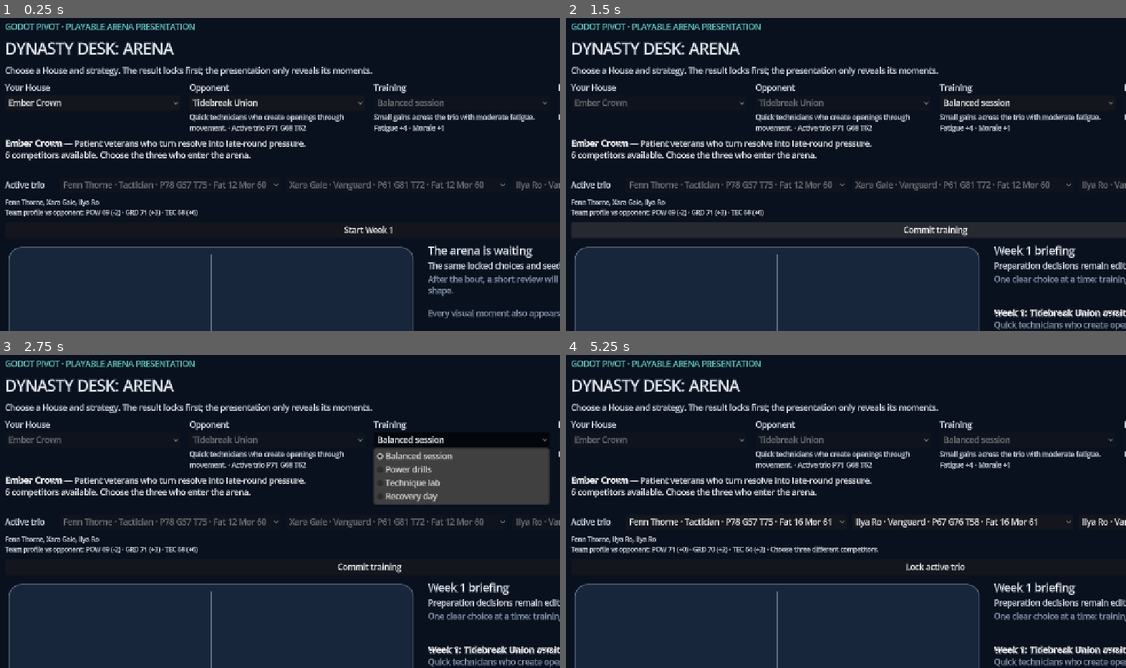
Above: before the commit, frames 1-4 (two rows, left to right).
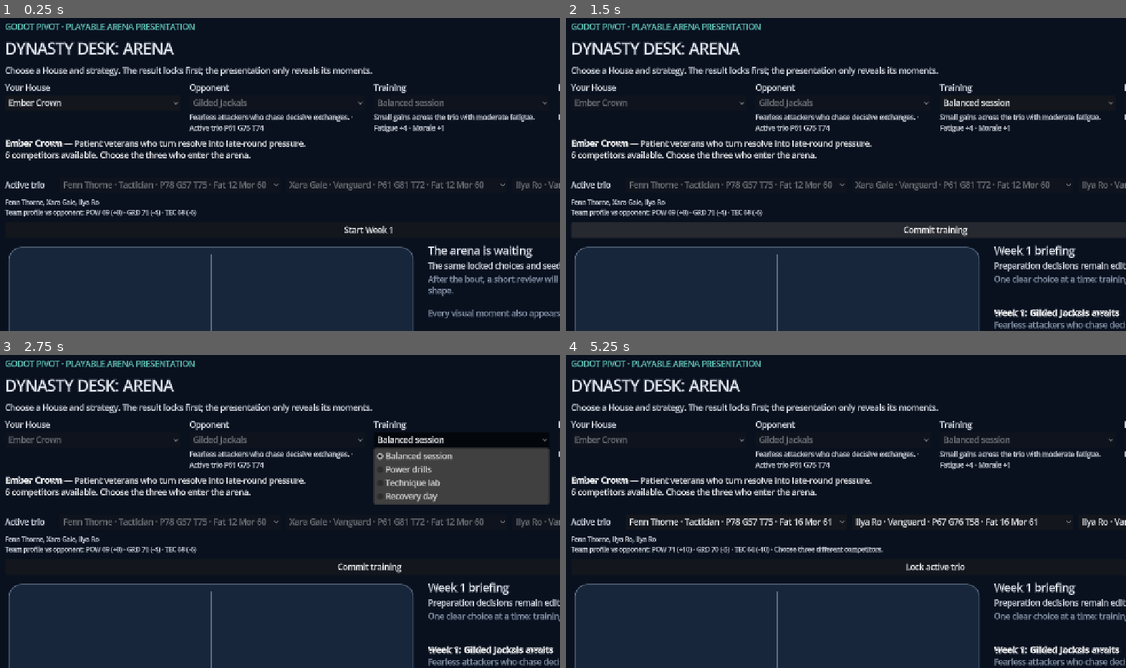
Above: after the commit, the same moments.

Repository: MightyOwl1484/dynasty-desk
Game: Godot game, scene res://main.tscn
The game is run twice, just before and just after one commit, with the same random seed, the same clock (stepped at 60 frames per second) and the same inputs.
Inputs:
- Up to frame 1 (0.25 s): no input
- Up to frame 2 (1.5 s): click "Start Week 1" at 0.5 s; click "Open training plan" at 1.25 s
- Up to frame 3 (2.75 s): click "Balanced session" at 2 s
- Up to frame 4 (5.25 s): click "Commit training" at 2.75 s; click "Fenn Thorne · Tactician · P78…" at 3.5 s; click "Xara Gale · Vanguard · P61 G8…" at 4.25 s; click "Lock active trio" at 5 s

The runs differ from the first frame. In frame 1, 1.0% of the frame differs, in the area x 20-63%, y 25-64%; in frame 2, 1.6%; in frame 3, 1.6%; in frame 4, 1.9%, in the area x 20-100%, y 25-100%.

Commit message:
Schedule a three-week arena season

Diff:
--- /dev/null
+++ b/game/src/domain/season_schedule.gd
@@ -0,0 +1,44 @@
+class_name SeasonSchedule
+extends RefCounted
+
+
+static func create(houses: Array) -> Array[Dictionary]:
+	assert(houses.size() >= 4 and houses.size() % 2 == 0, "A round-robin schedule needs an even number of Houses")
+	var rotation: Array[String] = []
+	for house in houses:
+		rotation.append(str(house["id"]))
+
+	var fixtures: Array[Dictionary] = []
+	for week_index in range(rotation.size() - 1):
+		for pair_index in range(rotation.size() / 2):
+			var first_id: String = rotation[pair_index]
+			var second_id: String = rotation[rotation.size() - 1 - pair_index]
+			var reverse_home: bool = (week_index + pair_index) % 2 == 1
+			var home_id: String = second_id if reverse_home else first_id
+			var away_id: String = first_id if reverse_home else second_id
+			fixtures.append({
+				"id": "week-%d-%s-v-%s" % [week_index + 1, home_id, away_id],
+				"week": week_index + 1,
+				"home_house_id": home_id,
+				"away_house_id": away_id
+			})
+
+		var rotating_id: String = rotation.pop_back()
+		rotation.insert(1, rotating_id)
+	return fixtures
+
+
+static func fixture_for(schedule: Array[Dictionary], house_id: String, week_number: int) -> Dictionary:
+	for fixture in schedule:
+		if fixture["week"] != week_number:
+			continue
+		if house_id in [fixture["home_house_id"], fixture["away_house_id"]]:
+			return fixture.duplicate(true)
+	return {}
+
+
+static func opponent_for(schedule: Array[Dictionary], house_id: String, week_number: int) -> String:
+	var fixture := fixture_for(schedule, house_id, week_number)
+	if fixture.is_empty():
+		return ""
+	return fixture["away_house_id"] if fixture["home_house_id"] == house_id else fixture["home_house_id"]
--- a/game/src/main.gd
+++ b/game/src/main.gd
@@ -6,6 +6,7 @@
 const ArenaPresentationScript = preload("res://src/presentation/arena_presentation.gd")
 const ArenaViewScript = preload("res://src/presentation/arena_view.gd")
 const WeeklyCycleScript = preload("res://src/application/weekly_cycle.gd")
+const SeasonScheduleScript = preload("res://src/domain/season_schedule.gd")
 const SPEEDS: Array[float] = [1.0, 2.0, 4.0]
 
 var _houses: Array[Dictionary] = []
@@ -17,6 +18,8 @@
 var _week_number: int = 1
 var _week_state: Dictionary = {}
 var _career_house: Dictionary = {}
+var _schedule: Array[Dictionary] = []
+var _season_complete: bool = false
 
 var _house_picker: OptionButton
 var _opponent_picker: OptionButton
@@ -46,6 +49,7 @@
 
 func _ready() -> void:
 	_houses = PrototypeLeagueScript.create_houses()
+	_schedule = SeasonScheduleScript.create(_houses)
 	_build_theme()
 	_build_interface()
 	_update_house_summary(0)
@@ -156,7 +160,7 @@
 	label.text = "Opponent"
 	column.add_child(label)
 	_opponent_picker = OptionButton.new()
-	_opponent_picker.accessibility_name = "Choose an opposing Arena House"
+	_opponent_picker.accessibility_name = "Scheduled opposing Arena House"
 	_opponent_picker.item_selected.connect(_update_opponent_summary)
 	column.add_child(_opponent_picker)
 	_opponent_summary = Label.new()
@@ -320,8 +324,12 @@
 
 func _populate_opponents(player_house_id: String) -> void:
 	_opponent_picker.clear()
+	var opponent_id: String = SeasonScheduleScript.opponent_for(_schedule, player_house_id, _week_number)
+	if opponent_id.is_empty():
+		_opponent_summary.text = "The three-week prototype schedule is complete."
+		return
 	for house in _houses:
-		if house["id"] == player_house_id:
+		if house["id"] != opponent_id:
 			continue
 		_opponent_picker.add_item(house["name"])
 		_opponent_picker.set_item_metadata(_opponent_picker.item_count - 1, house["id"])
@@ -468,24 +476,32 @@
 	_week_number += 1
 	_seed += 7919
 	_week_state.clear()
-	_populate_opponents(_career_house["id"])
 	_populate_lineup(_career_house)
-	_house_summary.text = "[b]%s[/b] — Week %d ready\nFatigue, morale, and form now carry into the next decision." % [
-		_career_house["name"], _week_number
-	]
-	_status_label.text = "Week complete. Start Week %d when ready." % _week_number
+	var next_opponent_id: String = SeasonScheduleScript.opponent_for(_schedule, _career_house["id"], _week_number)
+	if next_opponent_id.is_empty():
+		_season_complete = true
+		_opponent_picker.clear()
+		_opponent_summary.text = "Three-week prototype schedule complete."
+		_house_summary.text = "[b]%s[/b] — Mini-season complete\nThree connected weeks carried fatigue, morale, and form forward." % _career_house["name"]
+		_status_label.text = "Prototype season complete. Standings and saves are the next season-layer slice."
+	else:
+		_populate_opponents(_career_house["id"])
+		_house_summary.text = "[b]%s[/b] — Week %d ready\nFatigue, morale, and form now carry into the next decision." % [
+			_career_house["name"], _week_number
+		]
+		_status_label.text = "Week complete. Start Week %d when ready." % _week_number
 	_set_presentation_controls_enabled(false)
 
 
 func _sync_week_controls() -> void:
 	var phase: String = "setup" if _week_state.is_empty() else str(_week_state["phase"])
 	_house_picker.disabled = not _career_house.is_empty() or phase != "setup"
-	_opponent_picker.disabled = phase != "setup"
+	_opponent_picker.disabled = true
 	_training_picker.disabled = phase != "training"
 	_strategy_picker.disabled = phase != "strategy"
 	for picker in _lineup_pickers:
 		picker.disabled = phase != "lineup"
-	_advance_button.disabled = phase == "recovery"
+	_advance_button.disabled = phase == "recovery" or _season_complete
 	var labels := {
 		"setup": "Start Week %d" % _week_number,
 		"briefing": "Open training plan",
@@ -496,7 +512,7 @@
 		"recovery": "Bout in progress",
 		"news": "Close Week %d" % _week_number
 	}
-	_advance_button.text = labels.get(phase, "Continue")
+	_advance_button.text = "Prototype season complete" if _season_complete else labels.get(phase, "Continue")
 
 
 func _toggle_playback() -> void:
--- a/game/tests/run_tests.gd
+++ b/game/tests/run_tests.gd
@@ -5,6 +5,7 @@
 const ArenaPresentationScript = preload("res://src/presentation/arena_presentation.gd")
 const BoutAnalysisScript = preload("res://src/simulation/bout_analysis.gd")
 const WeeklyCycleScript = preload("res://src/application/weekly_cycle.gd")
+const SeasonScheduleScript = preload("res://src/domain/season_schedule.gd")
 
 var _failures: int = 0
 
@@ -22,9 +23,10 @@
 	_test_presentation_pause_skip_and_replay()
 	_test_bout_analysis_explains_locked_result()
 	_test_weekly_cycle_connects_management_decisions()
+	_test_round_robin_schedule_connects_three_weeks()
 
 	if _failures == 0:
-		print("PASS: 8 arena content, simulation, presentation, analysis, and management tests")
+		print("PASS: 9 arena content, simulation, presentation, analysis, and management tests")
 	else:
 		push_error("FAIL: %d arena simulation assertions" % _failures)
 	quit(_failures)
@@ -135,6 +137,25 @@
 	_expect(week["phase"] == "complete", "briefing, training, lineup, strategy, bout, recovery, and news form a complete week")
 
 
+func _test_round_robin_schedule_connects_three_weeks() -> void:
+	var houses := PrototypeLeagueScript.create_houses()
+	var schedule := SeasonScheduleScript.create(houses)
+	var pair_keys: Dictionary = {}
+	var appearances: Dictionary = {}
+	for fixture in schedule:
+		var pair: Array[String] = [fixture["home_house_id"], fixture["away_house_id"]]
+		pair.sort()
+		pair_keys["%s:%s" % pair] = true
+		appearances[fixture["home_house_id"]] = int(appearances.get(fixture["home_house_id"], 0)) + 1
+		appearances[fixture["away_house_id"]] = int(appearances.get(fixture["away_house_id"], 0)) + 1
+	_expect(schedule.size() == 6 and pair_keys.size() == 6, "four Houses receive six unique round-robin fixtures")
+	_expect(appearances.values().all(func(count: int) -> bool: return count == 3), "every House plays once in each of three weeks")
+	var opponents: Dictionary = {}
+	for week_number in range(1, 4):
+		opponents[SeasonScheduleScript.opponent_for(schedule, houses[0]["id"], week_number)] = true
+	_expect(opponents.size() == 3 and not opponents.has(""), "the player receives a different scheduled opponent each week")
+
+
 func _expect(condition: bool, message: String) -> void:
 	if condition:
 		print("PASS: %s" % message)
Not shown, added: game/src/domain/season_schedule.gd.uid
Not shown, changed: README.md
Not shown, changed: docs/ARCHITECTURE.md
Not shown, changed: docs/ROADMAP.md
Not shown, changed: scripts/check-godot-scaffold.mjs
